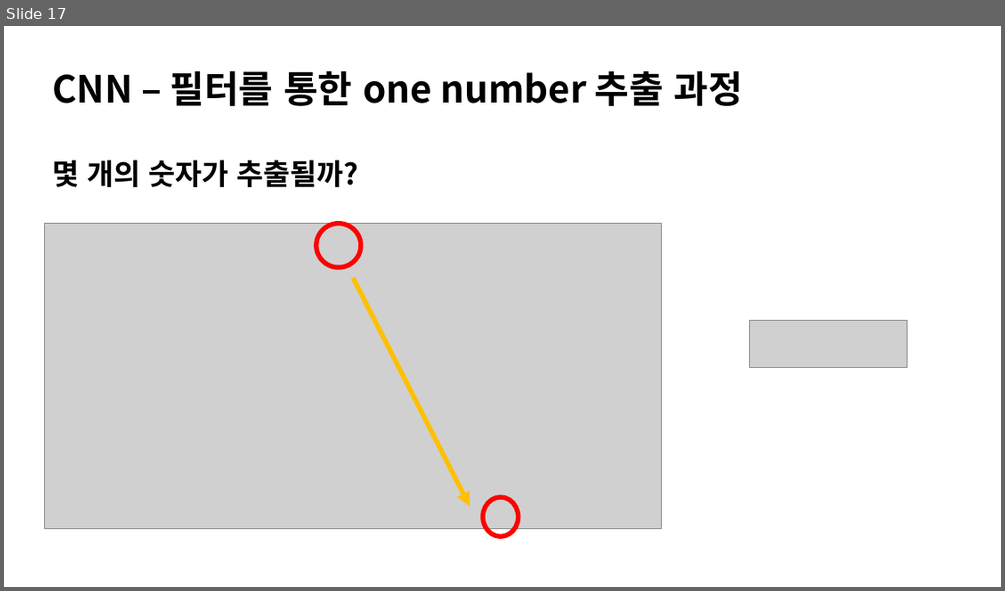
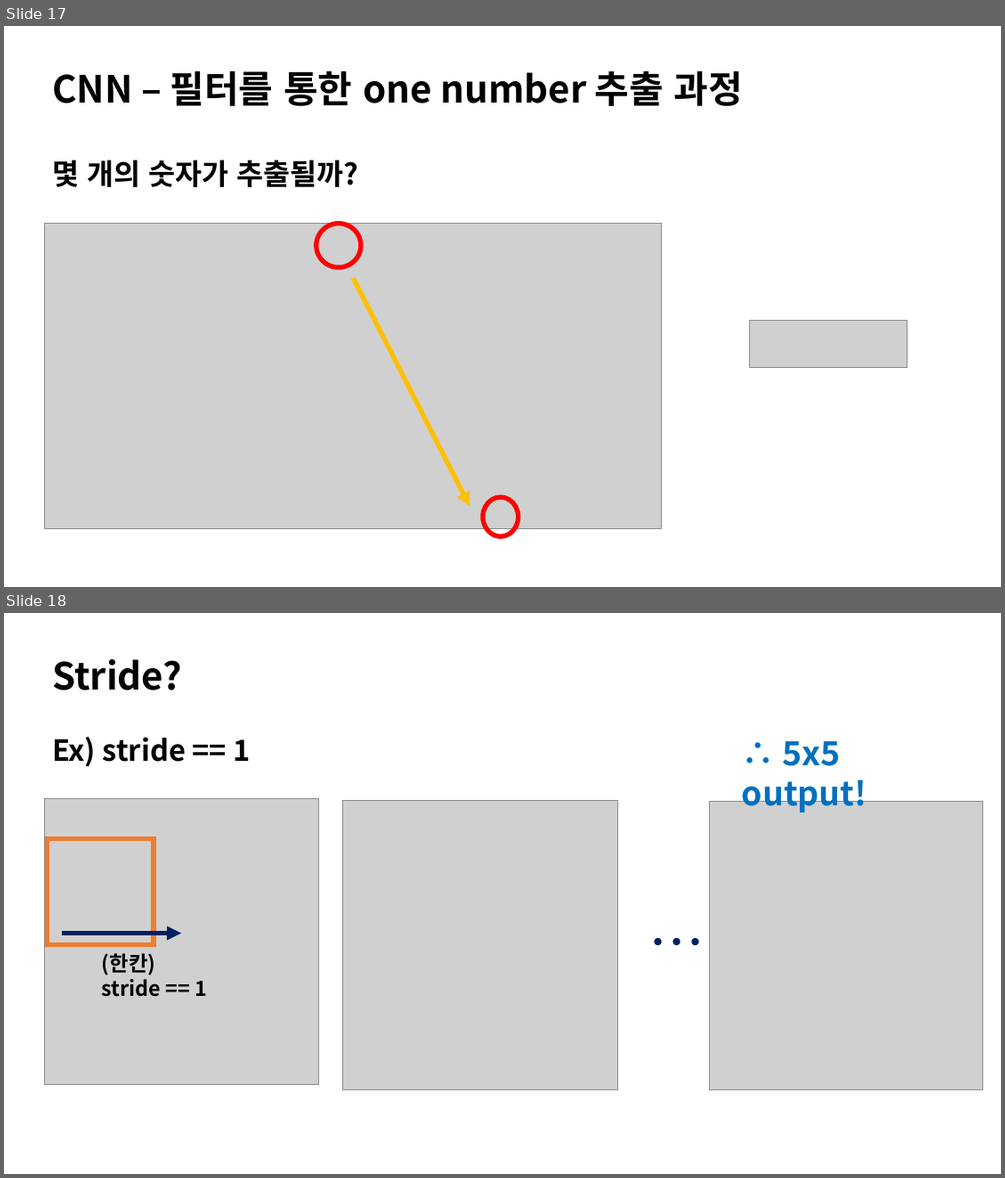
Before and after one commit to park-jiha/2022_1st_AI_practical_course, a slide deck: CNN_ppt.pptx. Shown one above the other, each under a label of ours: slide 17 before the commit, slides 17 and 18 after it. The pictures are 1005x591 and 1005x1178 pixels, drawn with LibreOffice and Linux fonts; fonts in the diff are those of the drawing; grey boxes stand for pictures. Boxes give left, top, right and bottom in pixels: in the first picture for what was removed or moved away, otherwise in the second. Text is boxed around its words. In the diff, an @@ line names an element or a change of style, - is before the commit and + after.

```diff
--- a/CNN_ppt.pptx
+++ b/CNN_ppt.pptx
@@ slide 18 added at (4,613,1001,1174), background #FFFFFF @@
@@ title added at (52,659,182,690), 36 pt, text #000000, bold @@
+Stride?
@@ text added at (52,737,250,767), 28 pt, text #000000, bold @@
+Ex) stride == 1
@@ text added at (742,741,866,812), 32 pt, text #0070C0, bold @@
+∴ 5x5 output!
@@ picture added at (45,798,320,1084) @@
@@ picture added at (343,801,618,1090) @@
@@ picture added at (709,801,983,1089) @@
@@ rectangle added at (48,839,154,945), outline #ED7D31 4.5 pt @@
@@ text added at (641,904,735,980), 54 pt, text #002060 @@
+…
@@ arrow added from (62, 933) to (181, 933), #002060 4.5 pt @@
@@ text added at (102,953,208,997), 20 pt, text #000000, bold @@
+(한칸)
+stride == 1
```
Also in this commit, not shown: 5 slides changed, 10 other slides added.
